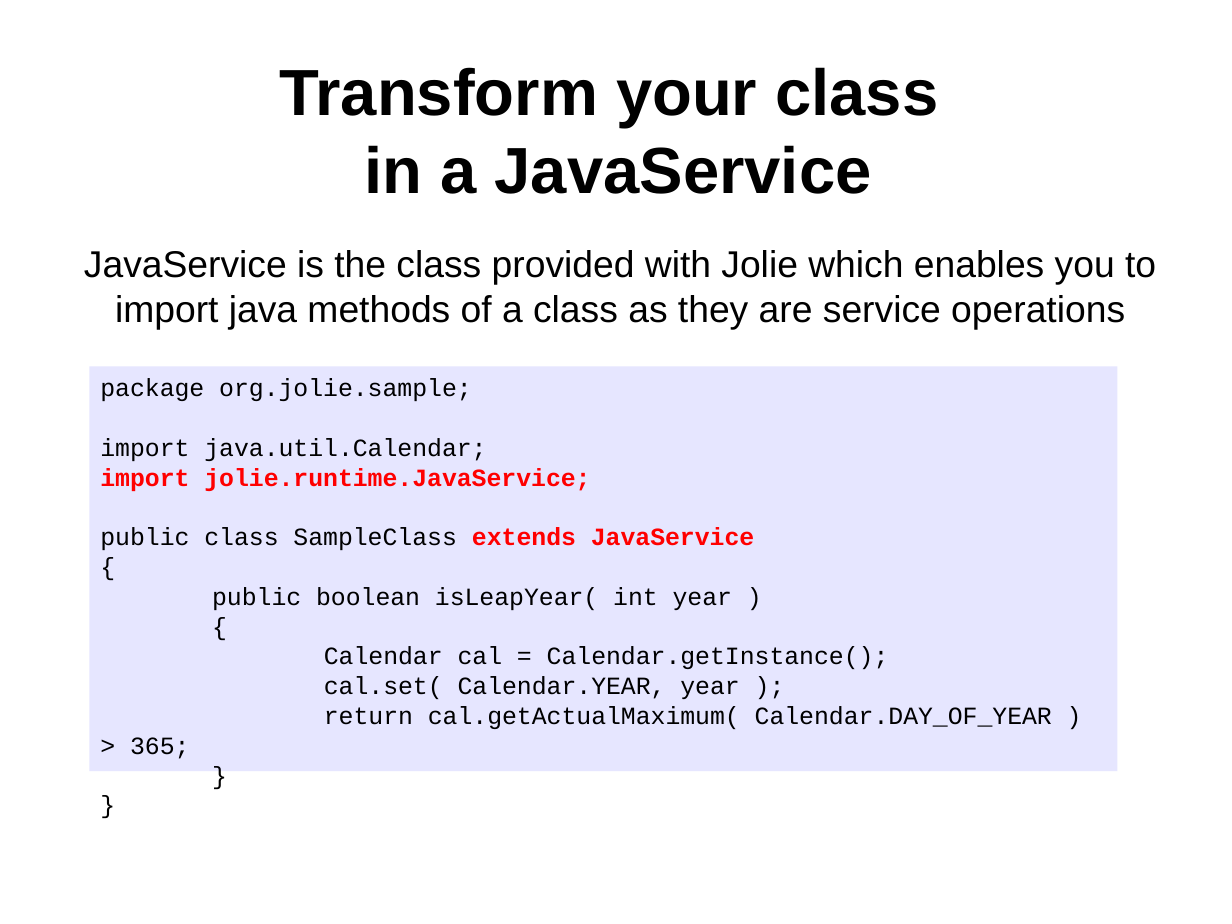
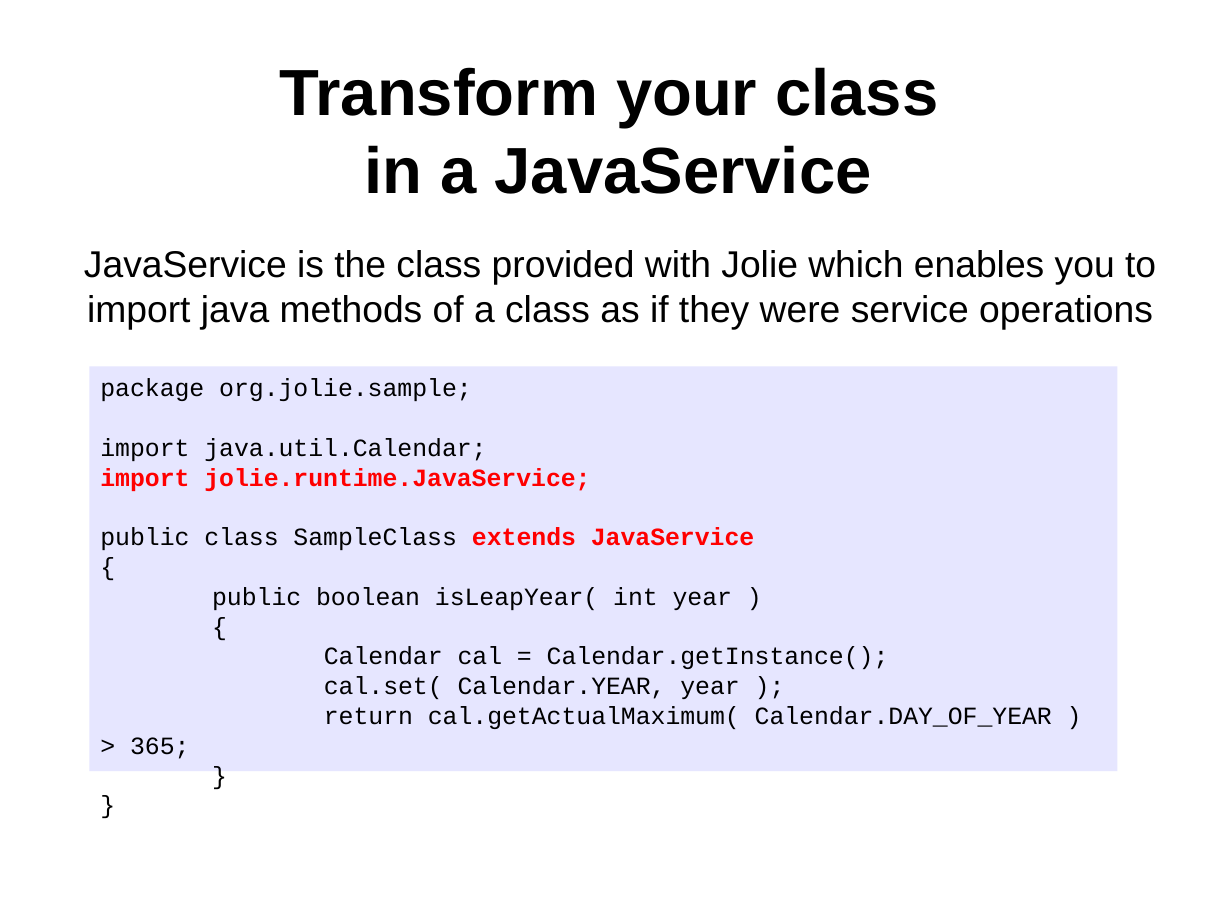
Before and after one commit to jolie/website, a slide deck: slide 4 of www/presentations/java.odp. Drawn at 1232x924 pixels with LibreOffice and Linux fonts; fonts in the diff are those of the drawing. Boxes give left, top, right and bottom in pixels: in the first picture for what was removed or moved away, otherwise in the second. Text is boxed around its words. In the diff, an @@ line names an element or a change of style, - is before the commit and + after.

Commit message:
Former-commit-id: 7e503ebbd6e8a502d4c0ac695747c6458d3eeb50

```diff
--- a/www/presentations/java.odp
+++ b/www/presentations/java.odp
@@ text at bbox=[84, 250, 1156, 329]: text changed @@
-JavaService is the class provided with Jolie which enables you to import java methods of a class as they are service operations
+JavaService is the class provided with Jolie which enables you to import java methods of a class as if they were service operations
```
